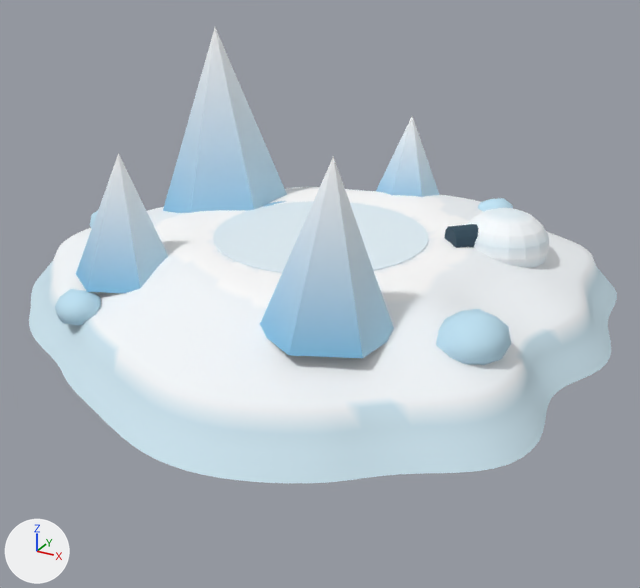
The glTF model mole/assets/home3d/islands/island_north.glb, before and after one commit.
Both versions are drawn from a 50 mm camera at (12.8, 24.6, 11.2) aimed at (0.2, 47.6, -0.2). Lighting does not change. The marker at lower left points along +X, +Y and +Z. The first picture is the older version. Vertices at exactly the same position are counted once.

Objects in the first picture: 'Island_North_Ice'.
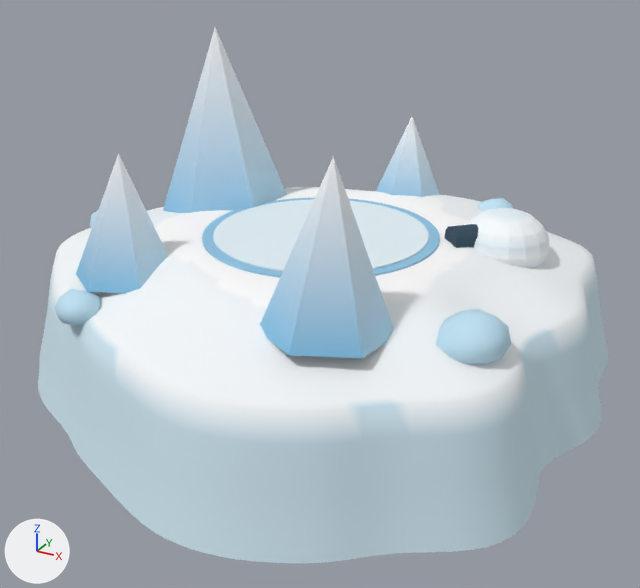
Pixel boxes (x1, y1, x2, y2) of what changed, in the pictures (640 x 588 px; the box of a moved part takes in the faces that stretch with it):
'Island_North_Ice', reshaped (18% taller)
    before: (29, 28, 617, 483)
    after: (38, 28, 608, 563)
part 1 of me_circle_003, moved or reshaped
    before: (29, 254, 617, 483)
    after: (38, 260, 608, 563)

Patch to the scene script:
```diff
--- a/mole/assets/home3d/islands/island_north.glb.py
+++ b/mole/assets/home3d/islands/island_north.glb.py
@@ me_circle_003 @@
 # used by ob_island_north_ice; location = (0.0, 48.0, 0.0)
-me_circle_003.from_pydata(...)  # 6415 vertices, 12636 faces; spans x -10.3..9.1, y -9.7..10.2, z -0.9..7.4
+me_circle_003.from_pydata(...)  # 6415 vertices, 12636 faces; spans x -10.3..9.1, y -9.7..10.2, z -3.2..7.4
+# me_circle_003 part 1: all 576 vertices in x -10.3..9.1, y -9.7..10.2, z -0.9..-0.1 are scaled about their middle by (1, 1, 3.37), then moved by (0.0, 0.0, -1.4)
+# other edits to the shape of me_circle_003 do not show in these pictures
 me_circle_003.materials.append(mat_islandvc)
```
